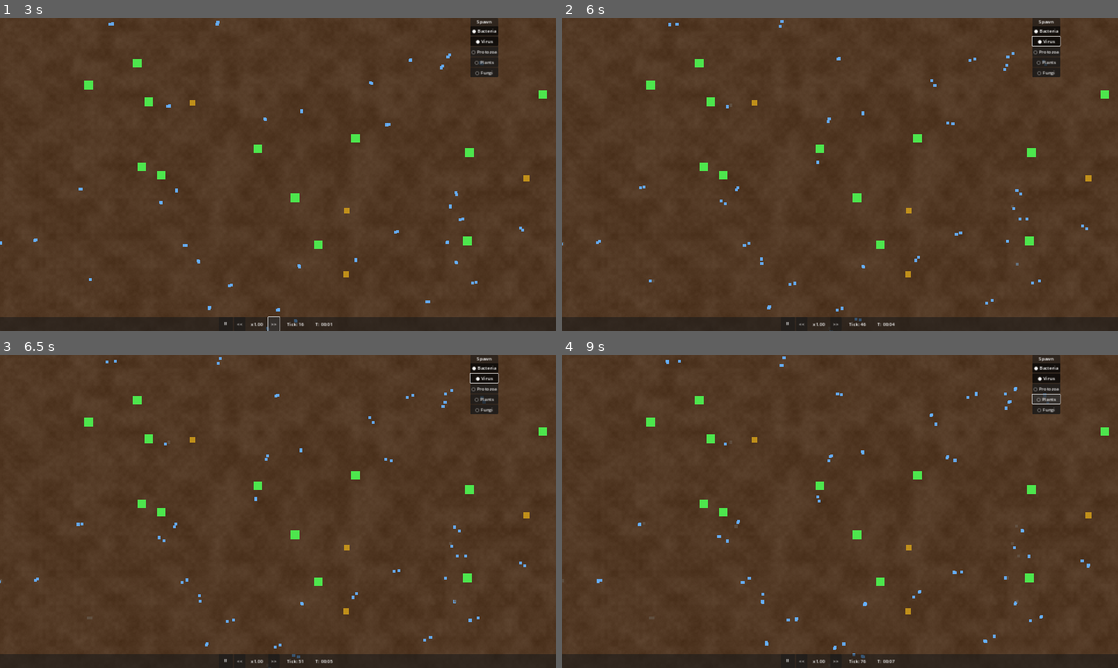
Above: before the commit, frames 1-4 (two rows, left to right).
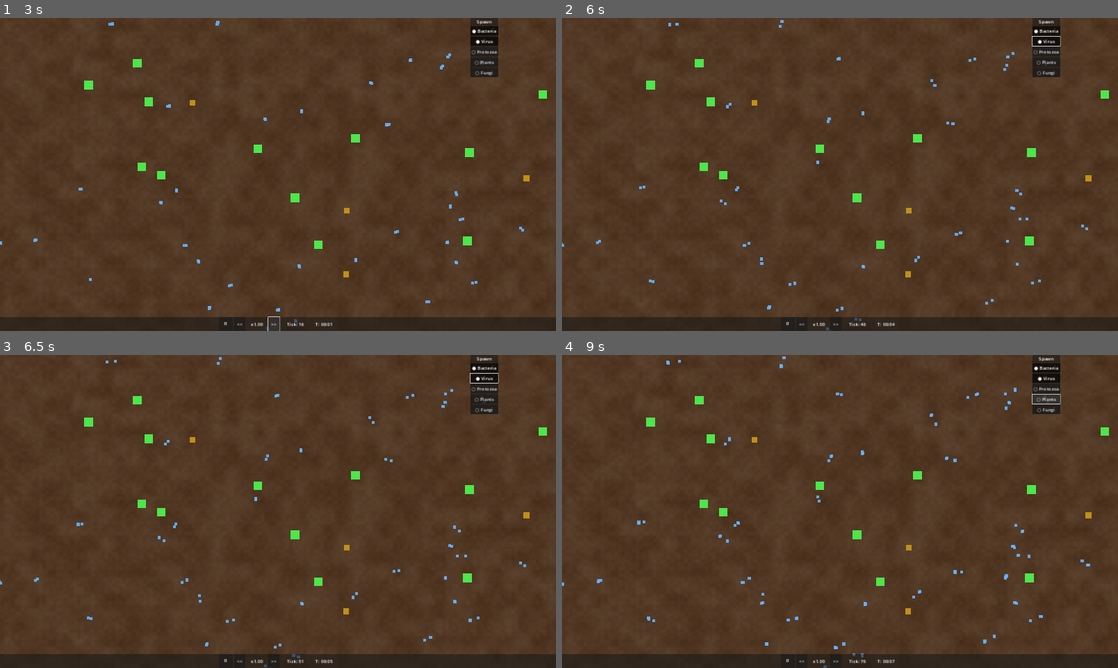
Above: after the commit, the same moments.

Repository: trinityUwU/Primordia
Game: Godot game, scene res://scenes/World.tscn
Two runs of this game, one before a commit and one after it. Both use one fixed random seed, a clock stepped at 60 frames per second and the inputs below.
Inputs:
- Up to frame 1 (3 s): click "⏸" at 0.5 s; click "▶" at 1.25 s; click "<<" at 2 s; click ">>" at 2.75 s
- Up to frame 2 (6 s): click "● Bacteria" at 3.5 s; click "○ Bacteria" at 4.25 s; click "● Virus" at 5 s; click "○ Virus" at 5.75 s
- Up to frame 3 (6.5 s): no input
- Up to frame 4 (9 s): click "○ Protozoa" at 6.5 s; click "● Protozoa" at 7.25 s; click "○ Plants" at 8 s; click "● Plants" at 8.75 s

Frame 1 is identical in both runs. In frame 2, less than 0.1% of the frame differs, in the area x 0-83%, y 27-100%; in frame 3, less than 0.1%; in frame 4, 0.2%, in the area x 0-95%, y 1-100%.

Commit message:
feat: écologie réaliste — capacité par chunk, food chain fonctionnelle
- Per-chunk carrying capacity basée sur biome + nutriments dynamiques
- Tracking population par chunk (_chunk_counts) avec limits par type
- Plants produisent O2 (tracked dans _o2_produced_tick)
- Protozoa: metabolism 0.002, division_threshold 1.2 (2 kills suffisent)
- Toxines bactéries réduites 16x (0.003/tick), dégradation 10x plus rapide
- Fungi spread conditionné par nutriments > 0.4 (proxy matière morte)
- BIOME_CAPACITY: eau=15bact, herbe=40, roche=3

Co-Authored-By: Claude Opus 4.6 <noreply@anthropic.com>

Diff:
--- a/scripts/autoloads/WorldGrid.gd
+++ b/scripts/autoloads/WorldGrid.gd
@@ -27,6 +27,15 @@
 	2: { "nutrients": 1.0,  "water": 0.8,  "oxygen": 0.32 },
 	3: { "nutrients": 1.0,  "water": 0.95, "oxygen": 0.38 },
 	4: { "nutrients": 0.08, "water": 0.15, "oxygen": 0.22 },
+}
+
+const BIOME_CAPACITY: Dictionary = {
+	# max agents per chunk per type: [bacteria, virus, protozoa, plant, fungi]
+	0: [15, 5, 3, 2, 0],    # WATER — some bacteria, few virus, minimal plants, no fungi
+	1: [25, 8, 5, 8, 4],    # EARTH — moderate all
+	2: [40, 10, 8, 15, 6],  # GRASS — rich, lots of life
+	3: [35, 8, 6, 12, 10],  # WOOD — rich, lots of fungi/plants
+	4: [3, 2, 1, 0, 0],     # ROCK — almost sterile
 }
 
 const BIOME_DEFAULTS: Dictionary = {
@@ -271,4 +280,22 @@
 		var tox_arr: Array = fields["toxins"]
 		for i in tox_arr.size():
 			if tox_arr[i] > 0.0:
-				tox_arr[i] = maxf(tox_arr[i] - 0.0002, 0.0)
+				tox_arr[i] = maxf(tox_arr[i] - 0.002, 0.0)
+
+
+# ── Chunk carrying capacity ───────────────────────────────────────────────────
+
+func get_chunk_capacity(chunk_coord: Vector2i, agent_type: int) -> int:
+	var biome: int = get_chunk_biome(chunk_coord)
+	var base: int = BIOME_CAPACITY[biome][agent_type]
+	# Scale by current average nutrients in chunk (0-1 range)
+	var chunk: Dictionary = get_or_create_chunk(chunk_coord)
+	var nutrients_arr: Array = chunk["fields"]["nutrients"]
+	var avg_n: float = 0.0
+	# Sample 16 cells instead of all 1024 for performance
+	for s in 16:
+		avg_n += nutrients_arr[s * 64]  # every 64th cell
+	avg_n /= 16.0
+	# Scale capacity: at 0 nutrients → 20% capacity, at 1.0 → 100%
+	var scale: float = 0.2 + 0.8 * clampf(avg_n, 0.0, 1.0)
+	return int(base * scale)
--- a/scripts/managers/AgentPool.gd
+++ b/scripts/managers/AgentPool.gd
@@ -60,6 +60,7 @@
 
 
 var _alloc_size: int = 0  # current allocated capacity
+var _chunk_counts: Dictionary = {}  # Vector2i → PackedInt32Array[5]
 
 func _ready() -> void:
 	_compute_max_agents()
@@ -152,6 +153,11 @@
 func spawn_bacterium(px: float, py: float, genome: Dictionary = {}) -> int:
 	var i: int = _find_free_slot()
 	if i < 0:
+		return -1
+	var chunk_coord: Vector2i = Vector2i(floori(px / 256.0), floori(py / 256.0))
+	var capacity: int = WorldGrid.get_chunk_capacity(chunk_coord, TYPE_BACTERIUM)
+	var current: int = _get_chunk_type_count(chunk_coord, TYPE_BACTERIUM)
+	if current >= capacity:
 		return -1
 	var angle: float = randf() * TAU
 	var gram_pos: bool = genome.get("gram_positive", true)
@@ -181,12 +187,18 @@
 		count += 1
 	_alive_count += 1
 	_type_counts[TYPE_BACTERIUM] += 1
+	_update_chunk_count(px, py, TYPE_BACTERIUM, 1)
 	return i
 
 
 func spawn_virus(px: float, py: float) -> int:
 	var i: int = _find_free_slot()
 	if i < 0:
+		return -1
+	var chunk_coord: Vector2i = Vector2i(floori(px / 256.0), floori(py / 256.0))
+	var capacity: int = WorldGrid.get_chunk_capacity(chunk_coord, TYPE_VIRUS)
+	var current: int = _get_chunk_type_count(chunk_coord, TYPE_VIRUS)
+	if current >= capacity:
 		return -1
 	var angle: float = randf() * TAU
 	pos_x[i]             = px
@@ -212,12 +224,18 @@
 		count += 1
 	_alive_count += 1
 	_type_counts[TYPE_VIRUS] += 1
+	_update_chunk_count(px, py, TYPE_VIRUS, 1)
 	return i
 
 
 func spawn_protozoa(px: float, py: float) -> int:
 	var i: int = _find_free_slot()
 	if i < 0:
+		return -1
+	var chunk_coord: Vector2i = Vector2i(floori(px / 256.0), floori(py / 256.0))
+	var capacity: int = WorldGrid.get_chunk_capacity(chunk_coord, TYPE_PROTOZOA)
+	var current: int = _get_chunk_type_count(chunk_coord, TYPE_PROTOZOA)
+	if current >= capacity:
 		return -1
 	var angle: float = randf() * TAU
 	pos_x[i]             = px
@@ -227,8 +245,8 @@
 	energy[i]            = 3.0
 	speed[i]             = 50.0
 	size_arr[i]          = 2.5
-	metabolism[i]        = 0.003
-	division_threshold[i]= 1.5
+	metabolism[i]        = 0.002
+	division_threshold[i]= 1.2
 	mutation_rate[i]     = 0.01
 	resistance[i]        = 0.8
 	virulence[i]         = 0.9
@@ -246,12 +264,18 @@
 		count += 1
 	_alive_count += 1
 	_type_counts[TYPE_PROTOZOA] += 1
+	_update_chunk_count(px, py, TYPE_PROTOZOA, 1)
 	return i
 
 
 func spawn_plant(px: float, py: float) -> int:
 	var i: int = _find_free_slot()
 	if i < 0:
+		return -1
+	var chunk_coord: Vector2i = Vector2i(floori(px / 256.0), floori(py / 256.0))
+	var capacity: int = WorldGrid.get_chunk_capacity(chunk_coord, TYPE_PLANT)
+	var current: int = _get_chunk_type_count(chunk_coord, TYPE_PLANT)
+	if current >= capacity:
 		return -1
 	pos_x[i]             = px
 	pos_y[i]             = py
@@ -279,12 +303,18 @@
 		count += 1
 	_alive_count += 1
 	_type_counts[TYPE_PLANT] += 1
+	_update_chunk_count(px, py, TYPE_PLANT, 1)
 	return i
 
 
 func spawn_fungi(px: float, py: float) -> int:
 	var i: int = _find_free_slot()
 	if i < 0:
+		return -1
+	var chunk_coord: Vector2i = Vector2i(floori(px / 256.0), floori(py / 256.0))
+	var capacity: int = WorldGrid.get_chunk_capacity(chunk_coord, TYPE_FUNGI)
+	var current: int = _get_chunk_type_count(chunk_coord, TYPE_FUNGI)
+	if current >= capacity:
 		return -1
 	pos_x[i]             = px
 	pos_y[i]             = py
@@ -312,6 +342,7 @@
 		count += 1
 	_alive_count += 1
 	_type_counts[TYPE_FUNGI] += 1
+	_update_chunk_count(px, py, TYPE_FUNGI, 1)
 	return i
 
 
@@ -322,6 +353,7 @@
 	_alive_count -= 1
 	if agent_type[i] < _type_counts.size():
 		_type_counts[agent_type[i]] -= 1
+	_update_chunk_count(pos_x[i], pos_y[i], agent_type[i], -1)
 	dead_timer[i] = DEAD_DECAY_TICKS
 	_deaths_tick += 1
 
@@ -530,7 +562,7 @@
 
 	# Toxin production (metabolic waste)
 	var tox: float = WorldGrid.get_cell_value(gx, gy, "toxins")
-	WorldGrid.set_cell_value(gx, gy, "toxins", minf(tox + 0.05, 1.0))
+	WorldGrid.set_cell_value(gx, gy, "toxins", minf(tox + 0.003, 1.0))
 	energy[i] = minf(energy[i] + uptake * 2.0, 2.0)
 
 
@@ -551,14 +583,11 @@
 		return
 	if _alive_count >= SOFT_CAP:
 		return
-	# Local density check — no division if > 8 bacteria in 64px
-	var local: int = 0
-	var sx: int = floori(pos_x[i] / SPATIAL_CELL)
-	var sy: int = floori(pos_y[i] / SPATIAL_CELL)
-	var cell: Vector2i = Vector2i(sx, sy)
-	if _spatial.has(cell):
-		local = _spatial[cell].size()
-	if local >= 8:
+	# Chunk capacity check
+	var chunk_coord: Vector2i = Vector2i(floori(pos_x[i] / 256.0), floori(pos_y[i] / 256.0))
+	var capacity: int = WorldGrid.get_chunk_capacity(chunk_coord, TYPE_BACTERIUM)
+	var current: int = _get_chunk_type_count(chunk_coord, TYPE_BACTERIUM)
+	if current >= capacity:
 		return
 	var angle: float = randf() * TAU
 	var child_genome: Dictionary = _mutate_genome_inline(i)
@@ -710,6 +739,12 @@
 	if _alive_count >= SOFT_CAP:
 		brain_state[i] = STATE_IDLE
 		return
+	var chunk_coord: Vector2i = Vector2i(floori(pos_x[i] / 256.0), floori(pos_y[i] / 256.0))
+	var capacity: int = WorldGrid.get_chunk_capacity(chunk_coord, TYPE_PROTOZOA)
+	var current: int = _get_chunk_type_count(chunk_coord, TYPE_PROTOZOA)
+	if current >= capacity:
+		brain_state[i] = STATE_IDLE
+		return
 	var angle: float = randf() * TAU
 	var ci: int = spawn_protozoa(
 		pos_x[i] + cos(angle) * 10.0,
@@ -740,6 +775,7 @@
 			minf(WorldGrid.get_cell_value(gx, gy, "oxygen") + produced * 0.2, 0.4))
 		WorldGrid.set_cell_value(gx, gy, "water",
 			maxf(water - produced * 0.1, 0.0))
+		_o2_produced_tick += produced * 0.2
 	else:
 		energy[i] -= metabolism[i]
 		if energy[i] <= 0.0:
@@ -750,6 +786,11 @@
 	if run_timer[i] <= 0:
 		run_timer[i] = randi_range(100, 300)
 		if energy[i] >= division_threshold[i] and _alive_count < SOFT_CAP:
+			var chunk_coord: Vector2i = Vector2i(floori(pos_x[i] / 256.0), floori(pos_y[i] / 256.0))
+			var capacity: int = WorldGrid.get_chunk_capacity(chunk_coord, TYPE_PLANT)
+			var current: int = _get_chunk_type_count(chunk_coord, TYPE_PLANT)
+			if current >= capacity:
+				return
 			var angle: float = randf() * TAU
 			var dist: float = randf_range(16.0, 48.0)
 			var ci: int = spawn_plant(
@@ -784,31 +825,25 @@
 	if run_timer[i] <= 0:
 		run_timer[i] = randi_range(40, 100)
 		_fungi_decompose(i)
-	# Spread only if there are dead agents nearby to decompose
+	# Spread only if there are dead agents nearby (high nutrients = recent deaths)
 	if energy[i] >= division_threshold[i] and _alive_count < SOFT_CAP:
-		var has_dead_nearby: bool = false
-		var fx: float = pos_x[i]
-		var fy: float = pos_y[i]
-		for j in count:
-			if flags[j] & FLAG_ALIVE:
-				continue
-			if dead_timer[j] <= 0:
-				continue
-			var ddx: float = pos_x[j] - fx
-			var ddy: float = pos_y[j] - fy
-			if ddx * ddx + ddy * ddy < 4096.0:  # 64px
-				has_dead_nearby = true
-				break
-		if has_dead_nearby:
-			var angle: float = randf() * TAU
-			var dist: float = randf_range(8.0, 32.0)
-			var ci: int = spawn_fungi(
-				pos_x[i] + cos(angle) * dist,
-				pos_y[i] + sin(angle) * dist
-			)
-			if ci >= 0:
-				energy[i] -= division_threshold[i] * 0.5
-				energy[ci] = 0.4
+		var chunk_coord: Vector2i = Vector2i(floori(pos_x[i] / 256.0), floori(pos_y[i] / 256.0))
+		var capacity: int = WorldGrid.get_chunk_capacity(chunk_coord, TYPE_FUNGI)
+		var current: int = _get_chunk_type_count(chunk_coord, TYPE_FUNGI)
+		if current < capacity:
+			var gx_f: int = int(pos_x[i] / WorldGrid.CELL_SIZE)
+			var gy_f: int = int(pos_y[i] / WorldGrid.CELL_SIZE)
+			var local_n: float = WorldGrid.get_cell_value(gx_f, gy_f, "nutrients")
+			if local_n > 0.4:
+				var angle: float = randf() * TAU
+				var dist: float = randf_range(8.0, 32.0)
+				var ci: int = spawn_fungi(
+					pos_x[i] + cos(angle) * dist,
+					pos_y[i] + sin(angle) * dist
+				)
+				if ci >= 0:
+					energy[i] -= division_threshold[i] * 0.5
+					energy[ci] = 0.4
 
 
 func _fungi_decompose(i: int) -> void:
@@ -913,3 +948,21 @@
 	age[i] = 0; max_age[i] = 0; agent_type[i] = 0
 	flags[i] = 0; dead_timer[i] = 0; run_timer[i] = 0; spore_timer[i] = 0
 	brain_state[i] = 0; target_i[i] = -1; sense_radius[i] = 0.0
+
+
+# ── Chunk counting helpers ────────────────────────────────────────────────────
+
+func _get_chunk_type_count(chunk_coord: Vector2i, type: int) -> int:
+	if not _chunk_counts.has(chunk_coord):
+		return 0
+	return _chunk_counts[chunk_coord][type]
+
+
+func _update_chunk_count(px: float, py: float, type: int, delta: int) -> void:
+	var coord: Vector2i = Vector2i(floori(px / 256.0), floori(py / 256.0))
+	if not _chunk_counts.has(coord):
+		var arr: PackedInt32Array = PackedInt32Array()
+		arr.resize(5)
+		arr.fill(0)
+		_chunk_counts[coord] = arr
+	_chunk_counts[coord][type] += delta
